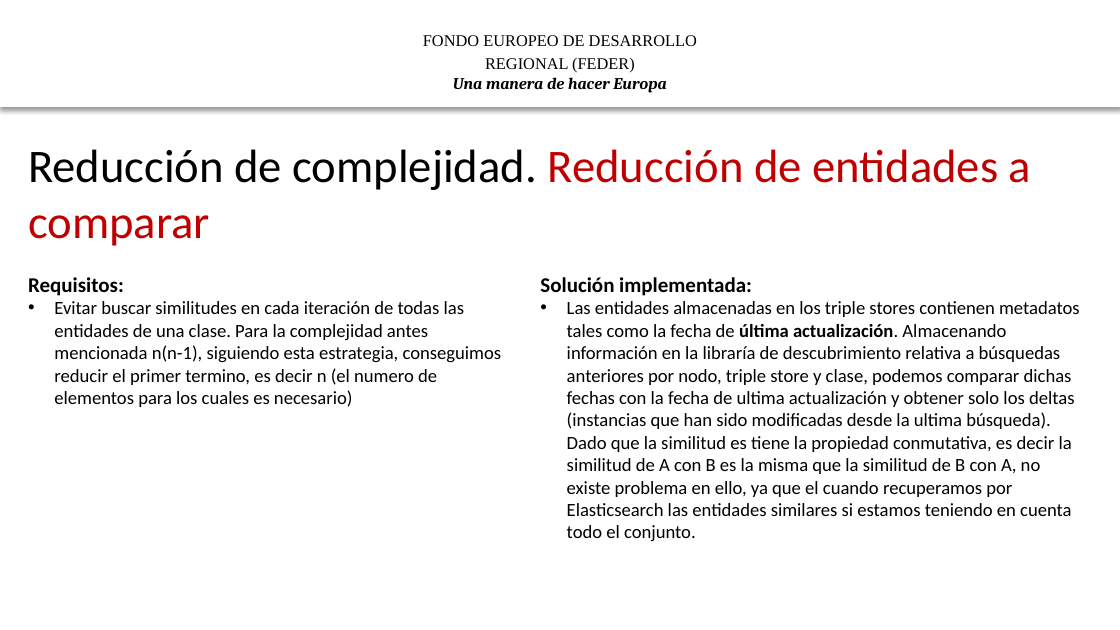
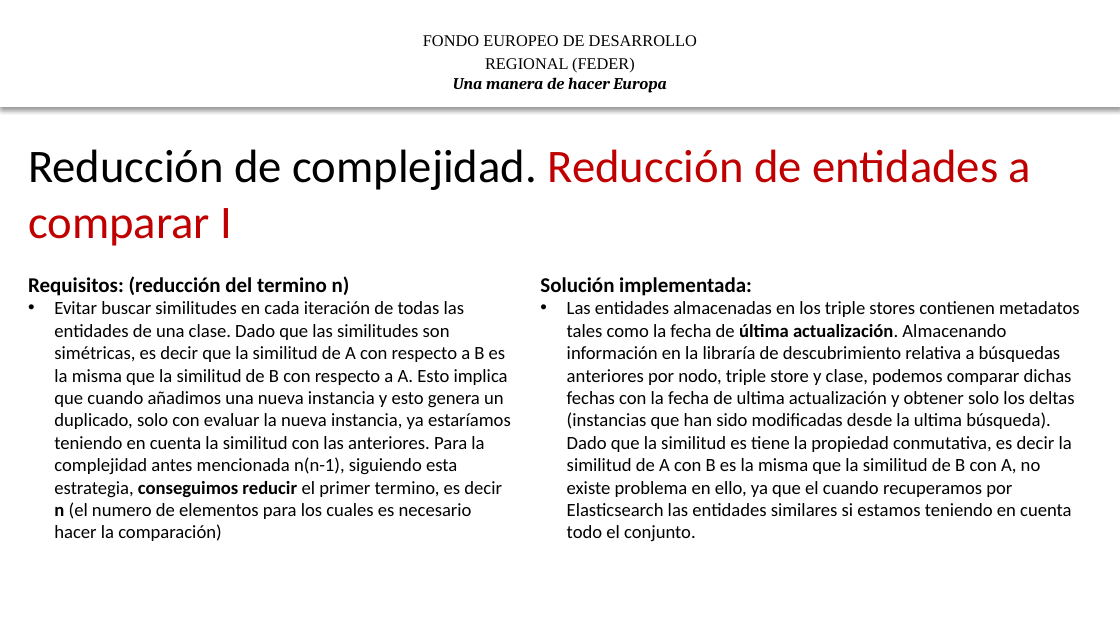
Before and after one commit to HerculesCRUE/ib-asio-docs-, a slide deck: slide 15 of 28-Material_de_formación/Formación Federación y Descubrimiento/II Descripción de bajo nivel de la lirería de descubrimiento .pptx (slide 9 before the commit). Drawn at 1120x630 pixels with LibreOffice and Linux fonts; fonts in the diff are those of the drawing; background and template pictures are left out. Boxes give left, top, right and bottom in pixels: in the first picture for what was removed or moved away, otherwise in the second. Text is boxed around its words. In the diff, an @@ line names an element or a change of style, - is before the commit and + after.

```diff
--- a/28-Material_de_formación/Formación Federación y Descubrimiento/II Descripción de bajo nivel de la lirería de descubrimiento .pptx
+++ b/28-Material_de_formación/Formación Federación y Descubrimiento/II Descripción de bajo nivel de la lirería de descubrimiento .pptx
@@ text at [28,149,1031,246]: text changed @@
-Reducción de complejidad. Reducción de entidades a comparar
+Reducción de complejidad. Reducción de entidades a comparar I
@@ text at [28,276,511,541]: text changed @@
-Requisitos:
-• Evitar buscar similitudes en cada iteración de todas las entidades de una clase. Para la complejidad antes mencionada n(n-1), siguiendo esta estrategia, conseguimos reducir el primer termino, es decir n (el numero de elementos para los cuales es necesario)
+Requisitos: (reducción del termino n)
+• Evitar buscar similitudes en cada iteración de todas las entidades de una clase. Dado que las similitudes son simétricas, es decir que la similitud de A con respecto a B es la misma que la similitud de B con respecto a A. Esto implica que cuando añadimos una nueva instancia y esto genera un duplicado, solo con evaluar la nueva instancia, ya estaríamos teniendo en cuenta la similitud con las anteriores. Para la complejidad antes mencionada n(n-1), siguiendo esta estrategia, conseguimos reducir el primer termino, es decir n (el numero de elementos para los cuales es necesario hacer la comparación)
```
Also in this commit, not shown: 10 other slides changed, 8 slides added, 1 slide removed, 19 other files.
